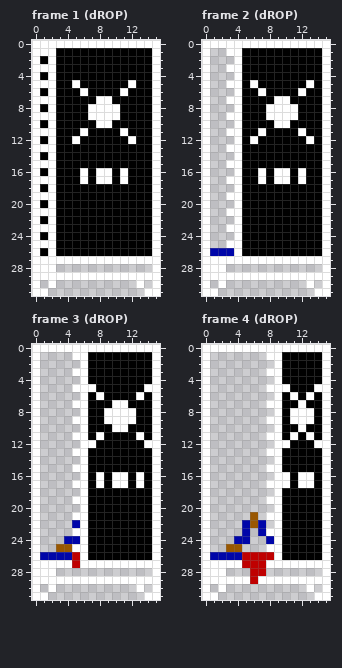
A pixel-art file gets an edit: Assets/Visuals/Tiles/Aseprite Files/House_Safe.aseprite. This is how it looked before the edit.
16x32 pixels, 31 frames. Shown: frame 1 (dROP), frame 2 (dROP), frame 3 (dROP), frame 4 (dROP). The commit also changed other frames, which this record leaves out.
New version:
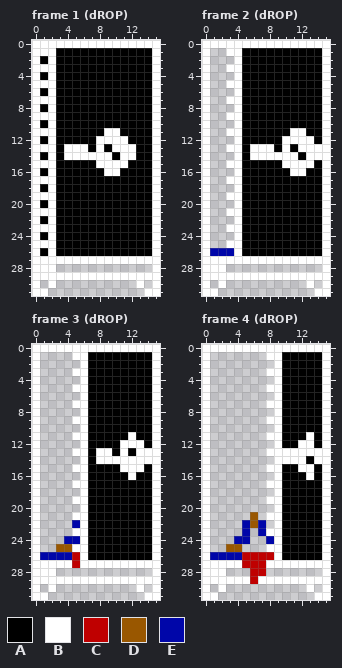
Palette (. is transparent): A #000000  B #ffffff  C #bf0000  D #995700  E #0006a9
Edits made:
Changed rows in their new state; - is an unchanged pixel.
Frame 1 (dROP), layer "Layer 1":
first column x 4:
 5 -A------A
 6 --A----A-
 7 ----AA---
 8 ---AAAA--
 9 ---AAAA--
10 ----AA---
11 --A--BBA-
12 -A--BBBBA
13 BBB-B-BBB
14 BBBBBB-BB
15 ----BBBB-
16 --A-A-BA-
17 --A-AA-A-
Frame 2 (dROP), layer "Layer 1":
first column x 6:
 5 A------A-
 6 -A----A--
 7 ---AA----
 8 --AAAA---
 9 --AAAA---
10 ---AA----
11 -A---B---
12 A---BBB--
13 BBB-B-BBB
14 BBBBBB-BB
15 ----BBBB-
16 -A-AAB---
17 -A-AA-A--
Frame 3 (dROP), layer "Layer 1":
first column x 7:
 5 A------A
 6 -A----A-
 7 ---AA---
 8 --AAAA--
 9 --AAAA--
10 ---AA---
11 -A---BA-
12 A---BBBA
13 -BB-B-BB
14 -BBBBBBB
15 ----BBB-
16 -A-AABA-
17 -A-AA-A-
Frame 4 (dROP), layer "Layer 1":
first column x 10:
 5 A---A
 6 -A-A-
 7 --A--
 8 -AAA-
 9 -AAA-
10 --A--
11 -A---
12 A-BBA
13 BBBBB
14 BBB-B
15 --BB-
16 A-A--
17 A-AA-
Where, in picture pixels (left, top, right, bottom), the same in both pictures:
changed: (64, 80, 136, 184)
changed: (250, 80, 322, 184)
changed: (88, 384, 152, 488)
changed: (282, 384, 322, 488)
